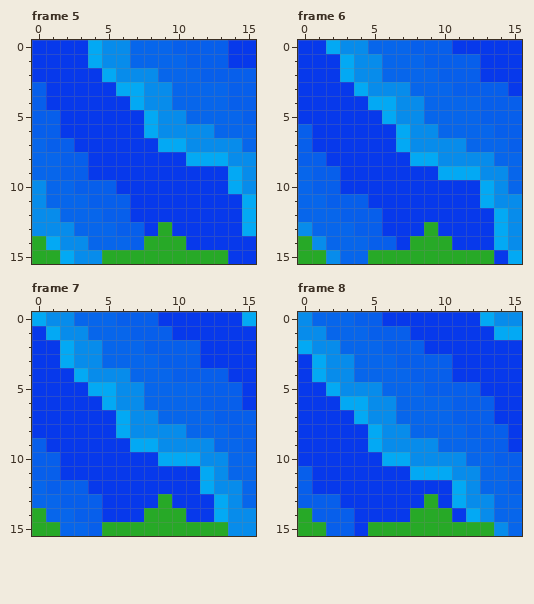
Animated GIF sprite -- defaultresources/images/tiles/Wasser(U).gif. Above: the version before the commit.
The file is 16x16 pixels, 17 frames. Shown: frame 5, frame 6, frame 7, frame 8. The commit also changed other frames, which this record leaves out.
After:
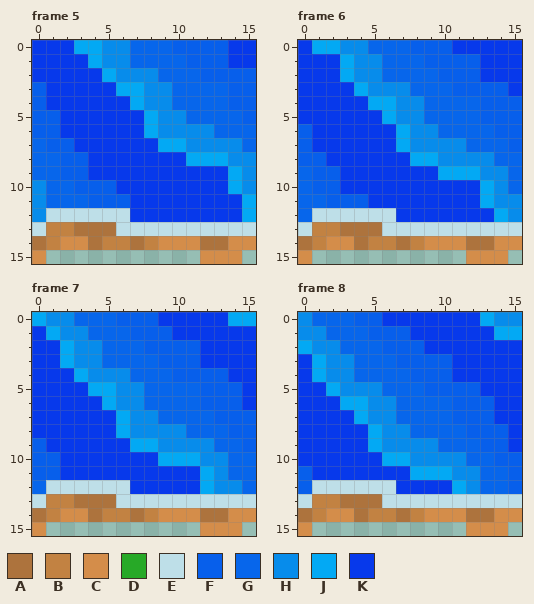
Palette (. is transparent): A #ad733d  B #c28242  C #d48d4a  D #27a927  E #bedfe8  F #075feb  G #0766eb  H #078ceb  J #03a9f4  K #0739eb
What changed:
Frame 5:
y 0: x 3 K -> J
y 12: x 1..6 HGGGFF -> EEEEEE
y 13: x 0..15 HHHGGGFFKDKKKKKJ -> EBBAAAEEEEEEEEEE
y 14: x 0..15 DJHHGGGFDDDKKKKK -> ABCCABBABCCCAACC
y 15: x 0..15 DDJHHDDDDDDDDDKK -> C...........CCC.
Frame 6:
y 0: x 1 K -> J
y 12: x 1..6 GGFFFK -> EEEEEE
y 13: x 0..15 HGGGFFKKKDKKKKJH -> EBBAAAEEEEEEEEEE
y 14: x 0..15 DHGGGFFKDDDKKKJH -> ABCCABBABCCCAACC
y 15: x 0..15 DDHGGDDDDDDDDDKJ -> C...........CCC.
Frame 7:
y 0: x 14 K -> J
y 12: x 1..6 FFFKKK -> EEEEEE
y 13: x 0..15 GGFFFKKKKDKKKJHG -> EBBAAAEEEEEEEEEE
y 14: x 0..15 DGGFFKKKDDDKKJHH -> ABCCABBABCCCAACC
y 15: x 0..15 DDGGFDDDDDDDDDHH -> C...........CCC.
Frame 8:
y 12: x 1..6 KKKKKK -> EEEEEE
y 13: x 0..15 FFFKKKKKKDKJHHGG -> EBBAAAEEEEEEEEEE
y 14: x 0..15 DFFFKKKKDDDKJHGG -> ABCCABBABCCCAACC
y 15: x 0..15 DDFFKDDDDDDDDDHG -> C...........CCC.
Pixel boxes of the changes (left, top, right, bottom) in both pictures:
changed: (74, 40, 88, 54)
changed: (32, 208, 256, 264)
changed: (312, 40, 326, 54)
changed: (298, 208, 522, 264)
changed: (228, 312, 242, 326)
changed: (32, 480, 256, 536)
changed: (298, 480, 522, 536)
